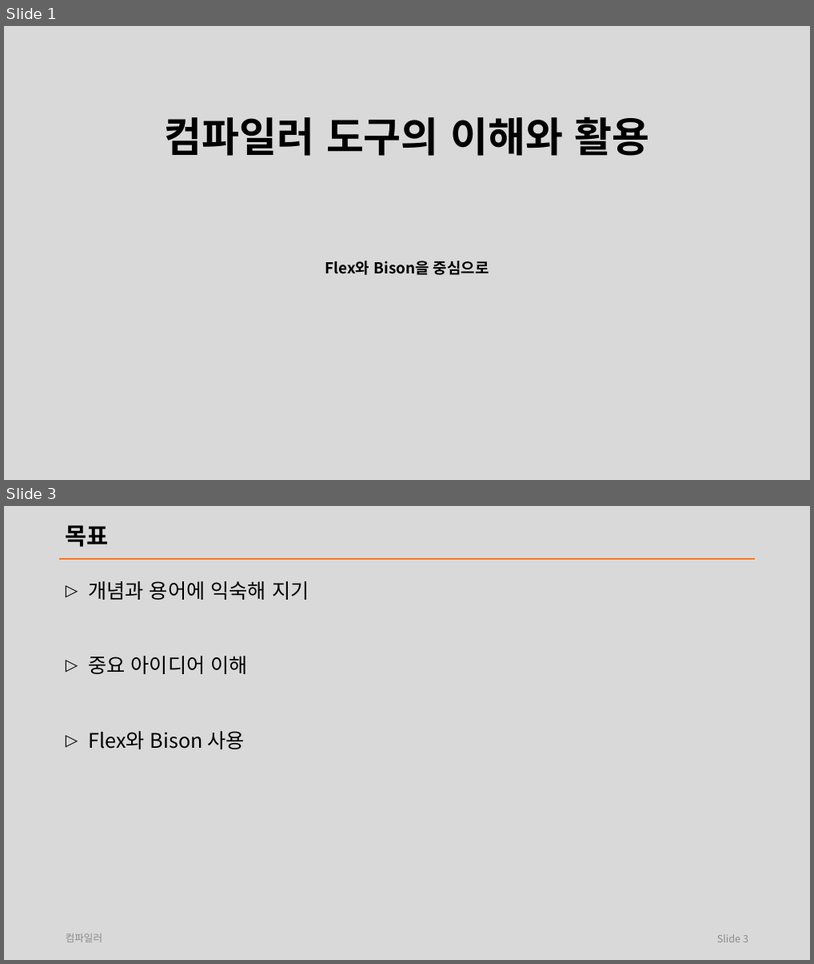
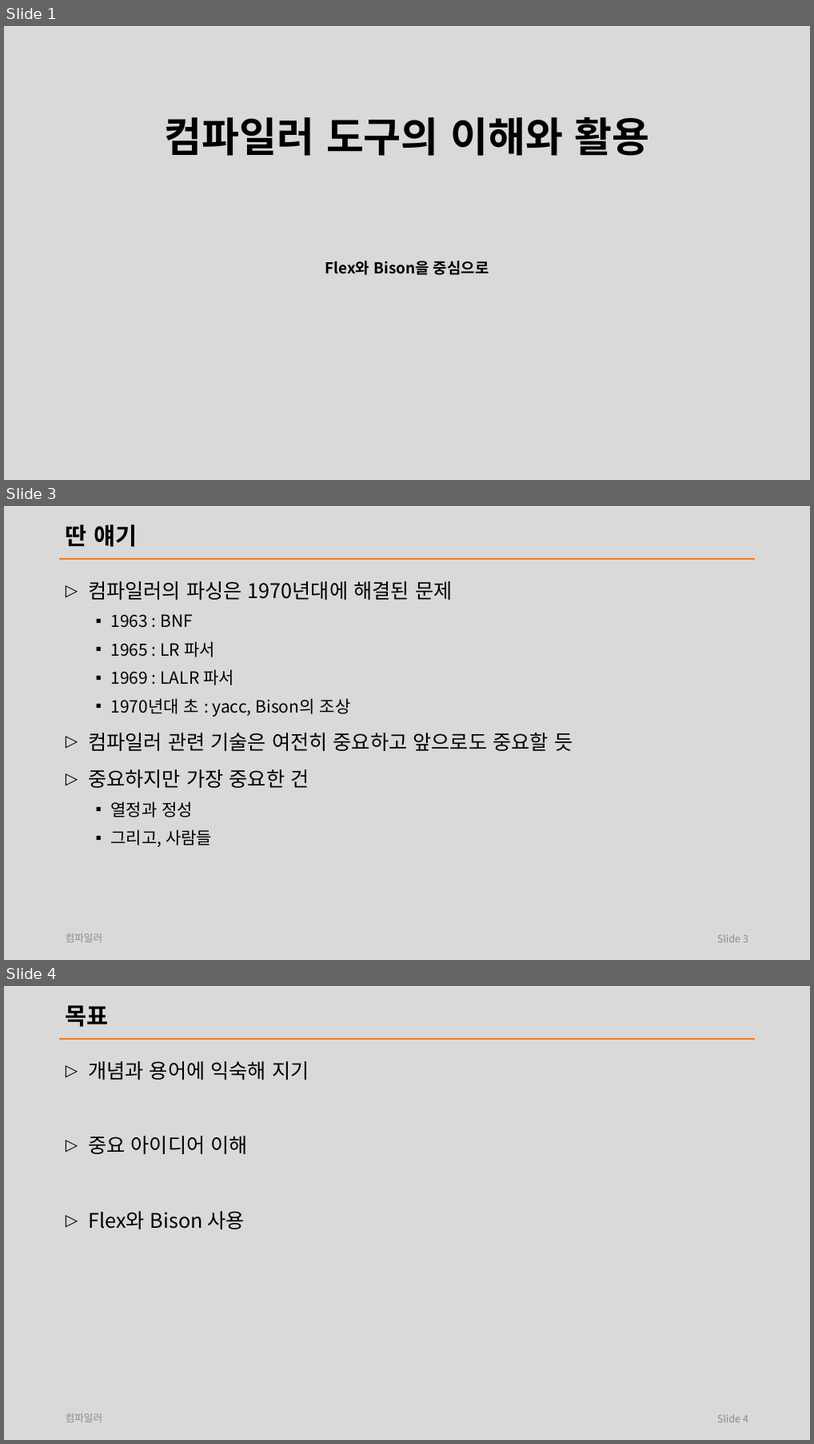
Before and after one commit to laxtools/article, a slide deck: programming/compiler/lecture/note.pptx. Shown one above the other, each under a label of ours: slides 1 and 3 before the commit, slides 1, 3 and 4 after it; the slides between them are not shown. The pictures are 814x964 and 814x1444 pixels, drawn with LibreOffice and Linux fonts; fonts in the diff are those of the drawing. Boxes give left, top, right and bottom in pixels: in the first picture for what was removed or moved away, otherwise in the second. Text is boxed around its words. In the diff, an @@ line names an element or a change of style, - is before the commit and + after.

Commit message:
컴파일러 세미나 노트 정리.

```diff
--- a/programming/compiler/lecture/note.pptx
+++ b/programming/compiler/lecture/note.pptx
@@ slide 3 added at [4,506,810,960], background #D9D9D9; not listed: 1 template element that a slide beside it also shows @@
@@ title added at [66,524,137,547], 28 pt, text #000000, bold @@
+딴 얘기
@@ text added at [88,581,573,847], 20 pt, text #000000 @@
+▷ 컴파일러의 파싱은 1970년대에 해결된 문제
+  ▪ 1963 : BNF
+  ▪ 1965 : LR 파서
+  ▪ 1969 : LALR 파서
+  ▪ 1970년대 초 : yacc, Bison의 조상
+▷ 컴파일러 관련 기술은 여전히 중요하고 앞으로도 중요할 듯
+▷ 중요하지만 가장 중요한 건
+  ▪ 열정과 정성
+  ▪ 그리고, 사람들
@@ text added at [66,933,102,942], 12 pt, text #8C8C8C @@
+컴파일러
@@ page number added at [718,934,749,942], 12 pt, text #8C8C8C @@
+Slide 3
@@ what was slide 3 is now slide 4 @@
@@ page number at [718,1414,749,1422]: text changed @@
-Slide 3
+Slide 4
```
Also in this commit, not shown: 5 slides changed, 2 other slides added, 8 other files.
